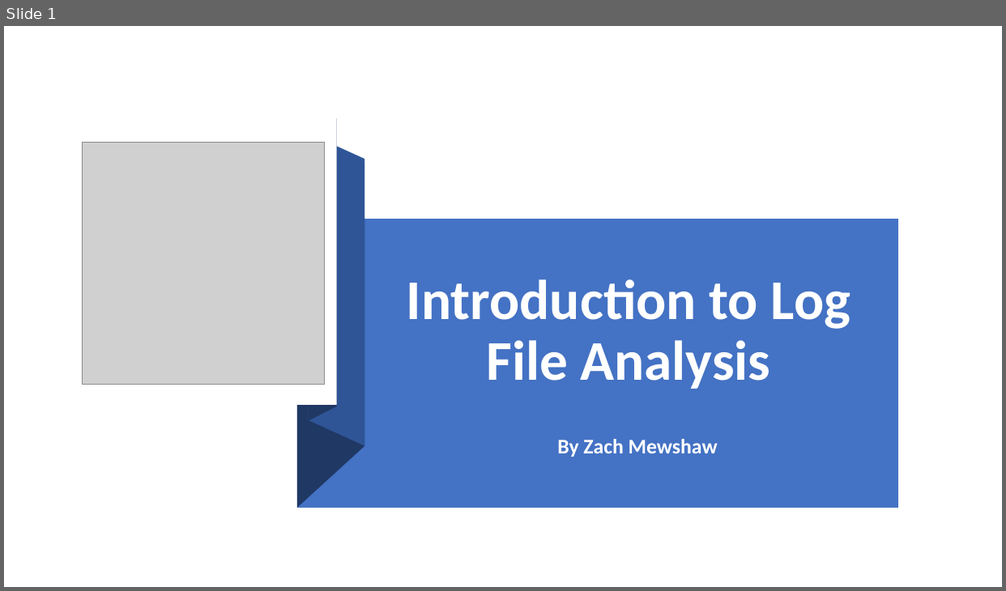
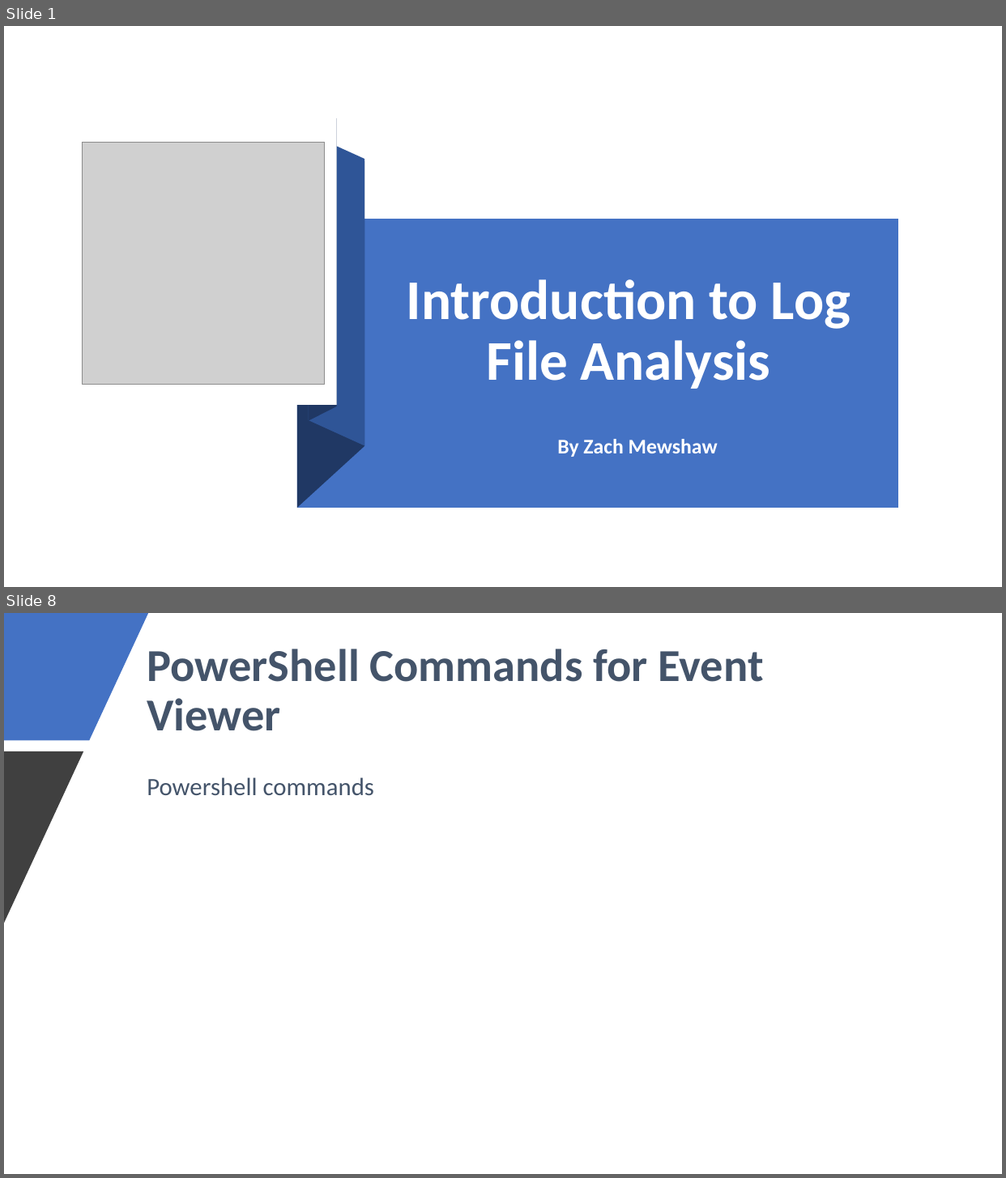
Before and after one commit to zmewshaw/cyber, a slide deck: ctf/mason/Introduction to Log File Analysis.pptx. Shown one above the other, each under a label of ours: slide 1 before the commit, slides 1 and 8 after it; the slides between them are not shown. The pictures are 1006x591 and 1006x1178 pixels, drawn with LibreOffice and Linux fonts; fonts in the diff are those of the drawing; grey boxes stand for pictures. Boxes give left, top, right and bottom in pixels: in the first picture for what was removed or moved away, otherwise in the second. Text is boxed around its words. In the diff, an @@ line names an element or a change of style, - is before the commit and + after.

```diff
--- a/ctf/mason/Introduction to Log File Analysis.pptx
+++ b/ctf/mason/Introduction to Log File Analysis.pptx
@@ slide 8 added at bbox=[4, 613, 1002, 1174], background #FFFFFF @@
@@ freeform shape added at bbox=[4, 613, 148, 740], fill #4472C4 @@
@@ title added at bbox=[147, 649, 763, 731], 44 pt, text #44546A, bold @@
+PowerShell Commands for Event Viewer
@@ freeform shape added at bbox=[4, 752, 83, 923], fill #404040 @@
@@ text added at bbox=[147, 777, 374, 796], 24 pt, text #44546A @@
+Powershell commands
```
Also in this commit, not shown: 1 slide changed, 13 other slides added.
